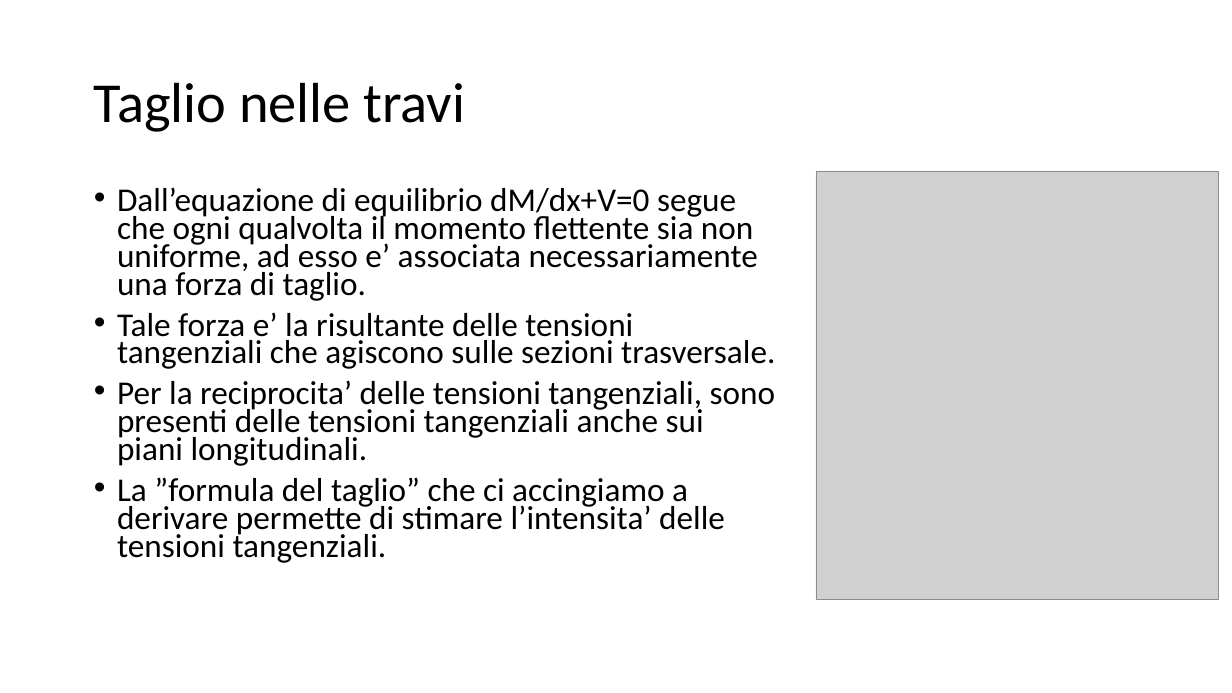
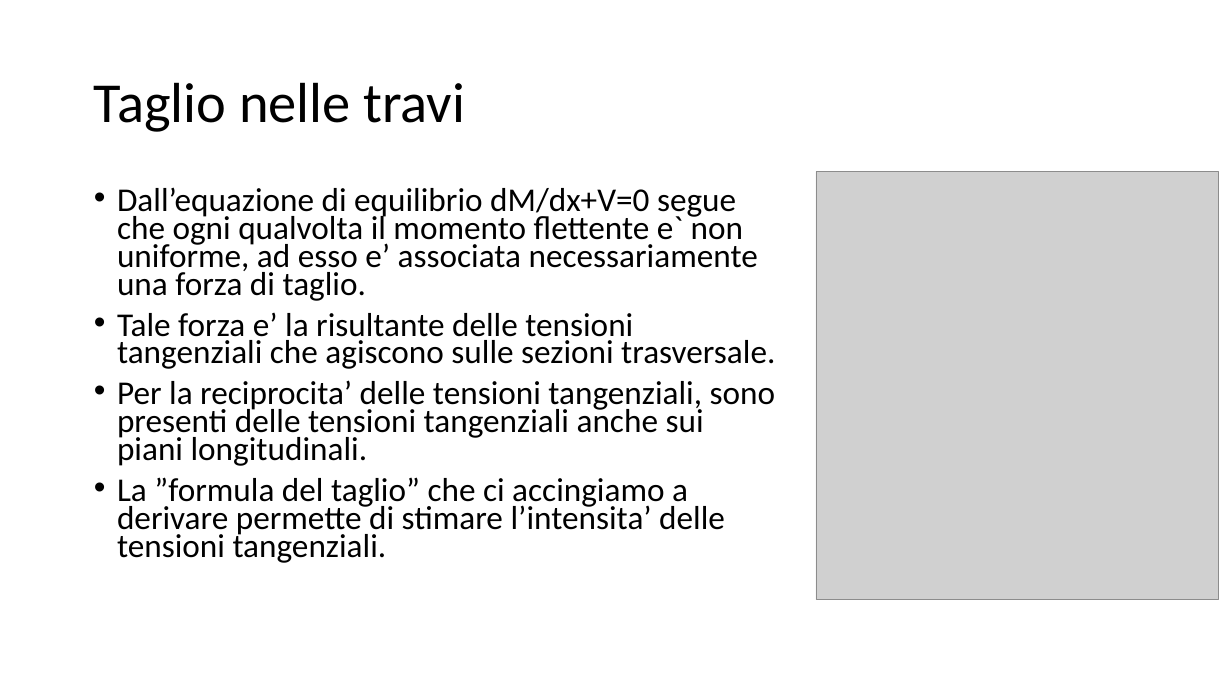
Before and after one commit to giuseppetomassetti/SdC, a slide deck: slide 2 of lezioni/H.11.2 La formula del taglio.pptx. Drawn at 1232x693 pixels with LibreOffice and Linux fonts; fonts in the diff are those of the drawing; grey boxes stand for pictures. Boxes give left, top, right and bottom in pixels: in the first picture for what was removed or moved away, otherwise in the second. Text is boxed around its words. In the diff, an @@ line names an element or a change of style, - is before the commit and + after.

```diff
--- a/lezioni/H.11.2 La formula del taglio.pptx
+++ b/lezioni/H.11.2 La formula del taglio.pptx
@@ text at [117, 187, 758, 301]: text changed @@
-• Dall’equazione di equilibrio dM/dx+V=0 segue che ogni qualvolta il momento flettente sia non uniforme, ad esso e’ associata necessariamente una forza di taglio.
+• Dall’equazione di equilibrio dM/dx+V=0 segue che ogni qualvolta il momento flettente e` non uniforme, ad esso e’ associata necessariamente una forza di taglio.
```
Also in this commit, not shown: 1 other slide changed, 1 slide added, 13 other files.
